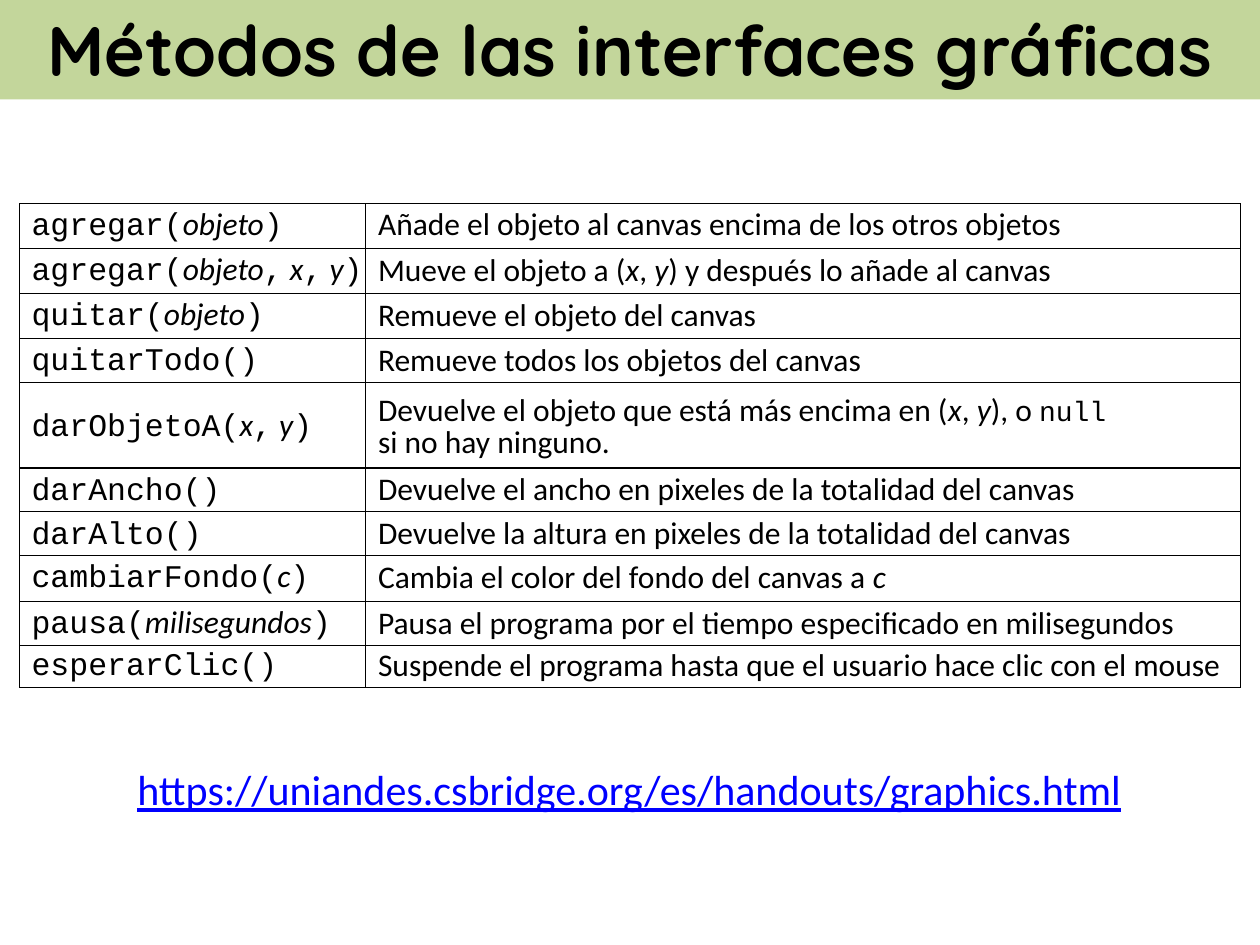
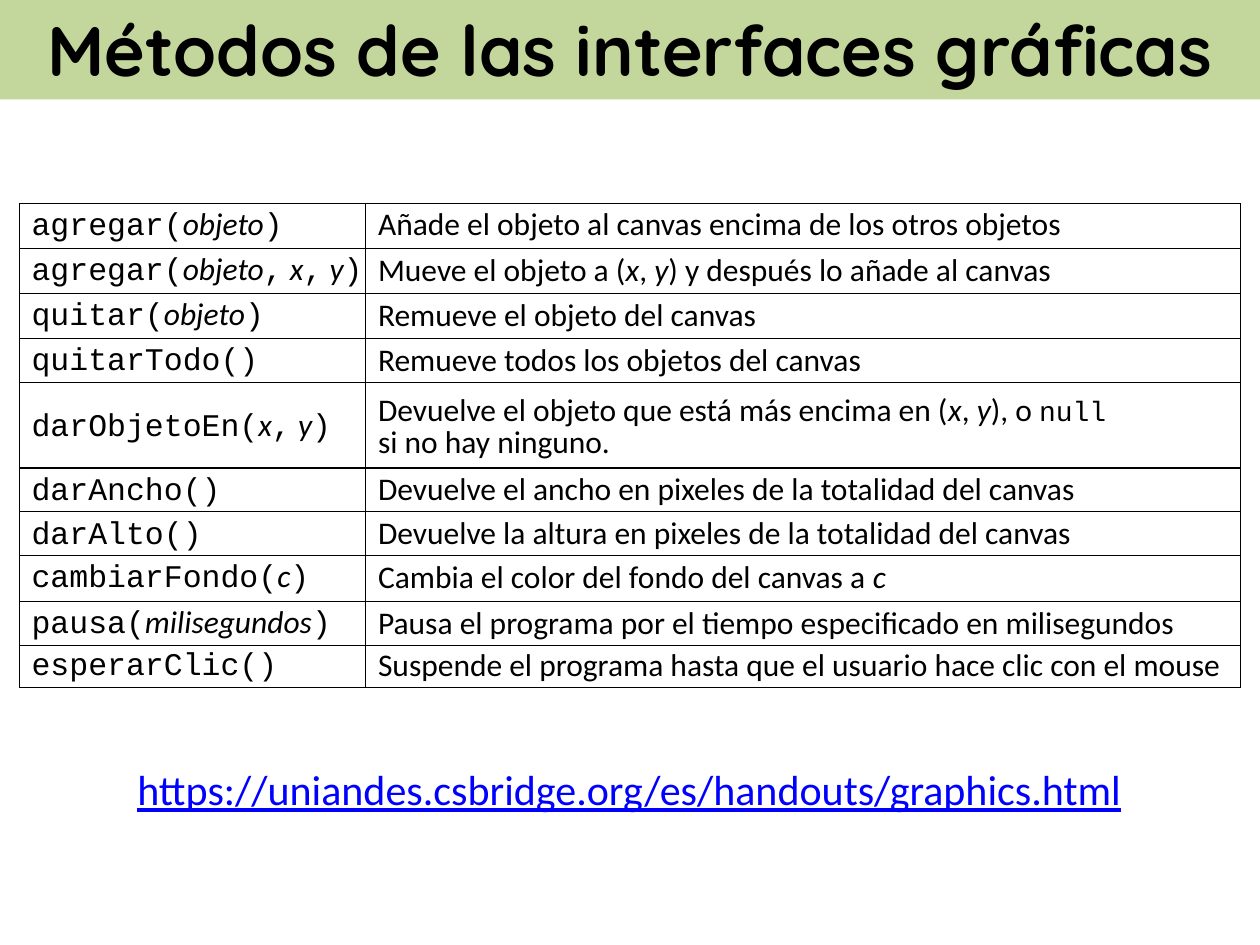
Before and after one commit to csbridge/csbridge2019uniandes, a slide deck: slide 6 of docs/slides/Graphics.pptx. Drawn at 1260x945 pixels with LibreOffice and Linux fonts; fonts in the diff are those of the drawing. Boxes give left, top, right and bottom in pixels: in the first picture for what was removed or moved away, otherwise in the second. Text is boxed around its words. In the diff, an @@ line names an element or a change of style, - is before the commit and + after.

```diff
--- a/docs/slides/Graphics.pptx
+++ b/docs/slides/Graphics.pptx
@@ text in rectangle at [32,413,331,443]: text changed @@
-darObjetoA(x, y)
+darObjetoEn(x, y)
```
Also in this commit, not shown: 7 other slides changed, 3 other files.
